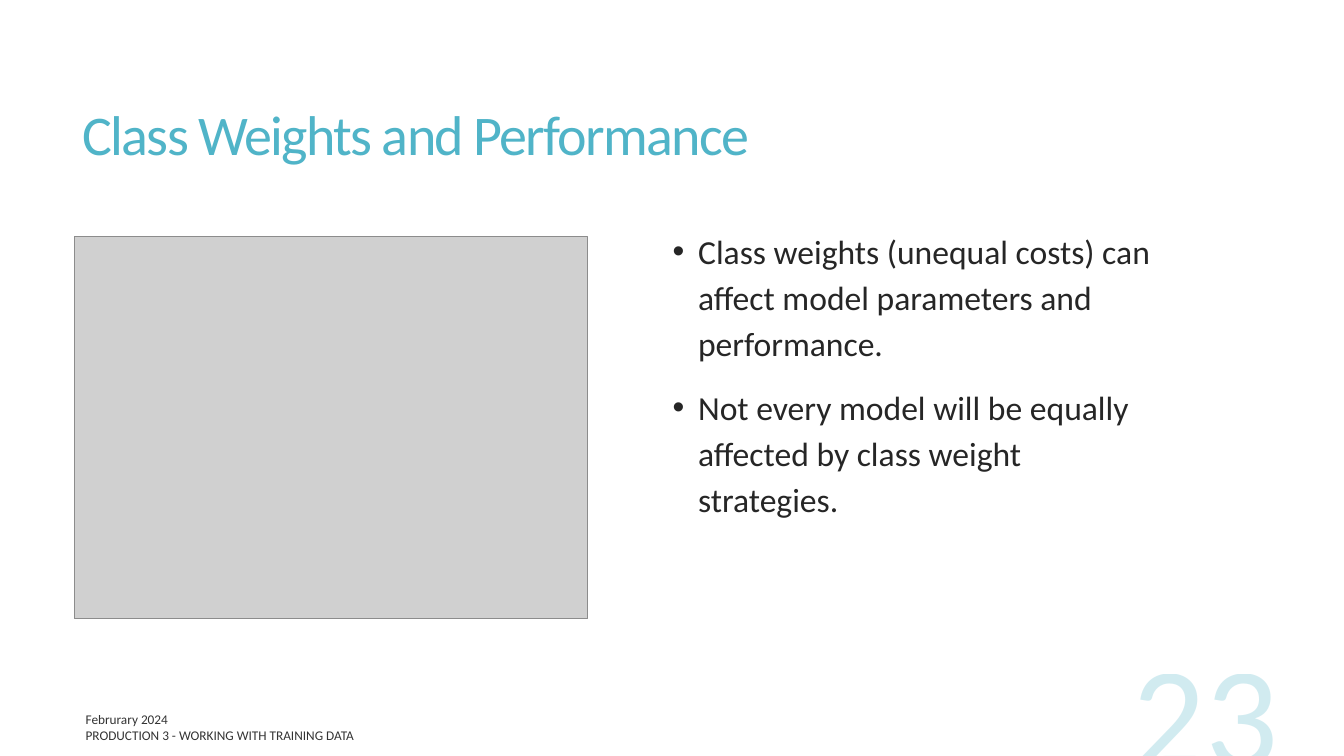
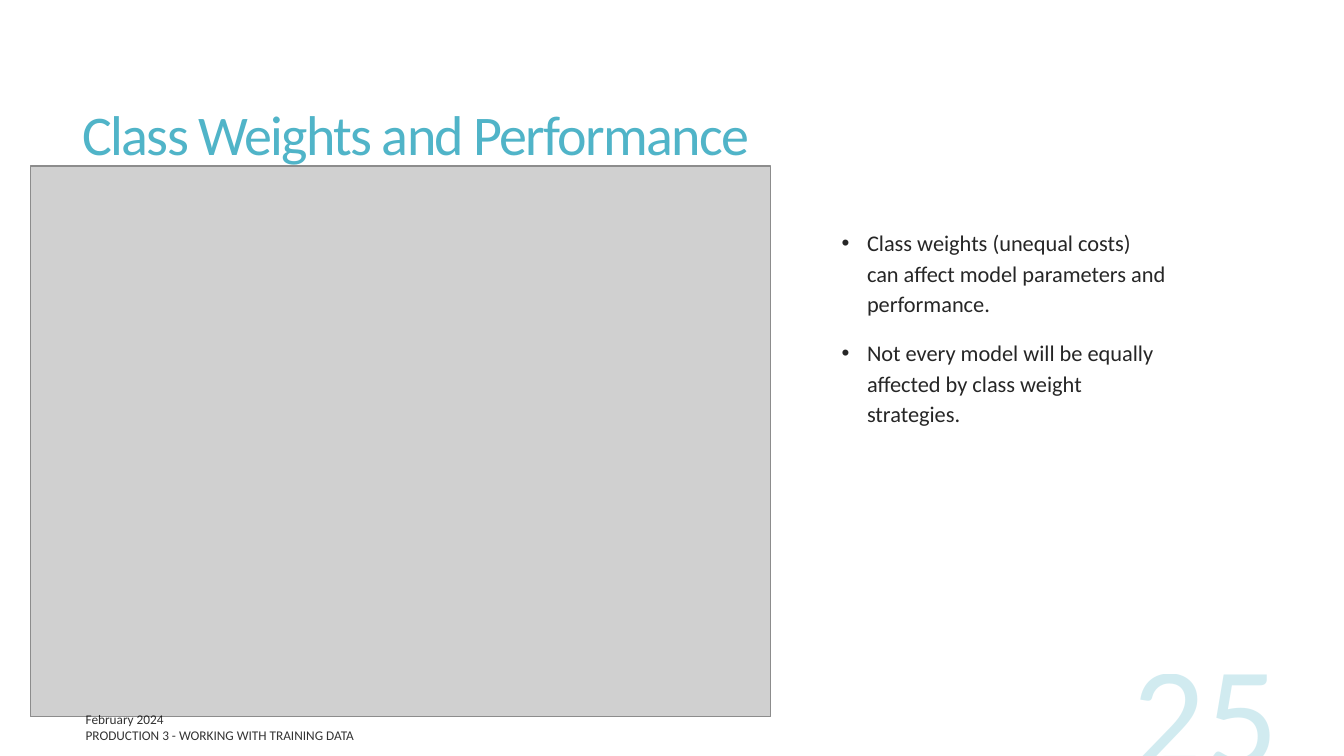
Before and after one commit to UofT-DSI/production, a slide deck: slide 25 of docs/part_3/production_3.pptx (slide 23 before the commit). Drawn at 1344x756 pixels with LibreOffice and Linux fonts; fonts in the diff are those of the drawing; grey boxes stand for pictures. Boxes give left, top, right and bottom in pixels: in the first picture for what was removed or moved away, otherwise in the second. Text is boxed around its words. In the diff, an @@ line names an element or a change of style, - is before the commit and + after.

```diff
--- a/docs/part_3/production_3.pptx
+++ b/docs/part_3/production_3.pptx
@@ picture: place and size @@
-picture at (75,237,589,619)
+picture at (30,166,771,718)
@@ text "Class weights (unequal costs) can ...": place and size @@
-text "Class weights (unequal costs) can ..." at (698,239,1150,518)
+text "Class weights (unequal costs) can ..." at (867,235,1165,426)
@@ text "Class weights (unequal costs) can ..." at (867,235,1165,426): size 24 to 16 pt @@
@@ page number at (966,648,1289,756): text changed @@
-23
+25
@@ text at (86,715,164,728): text changed @@
-Februrary 2024
+February 2024
```
Also in this commit, not shown: 23 other slides changed, 4 slides added, 11 other files.
